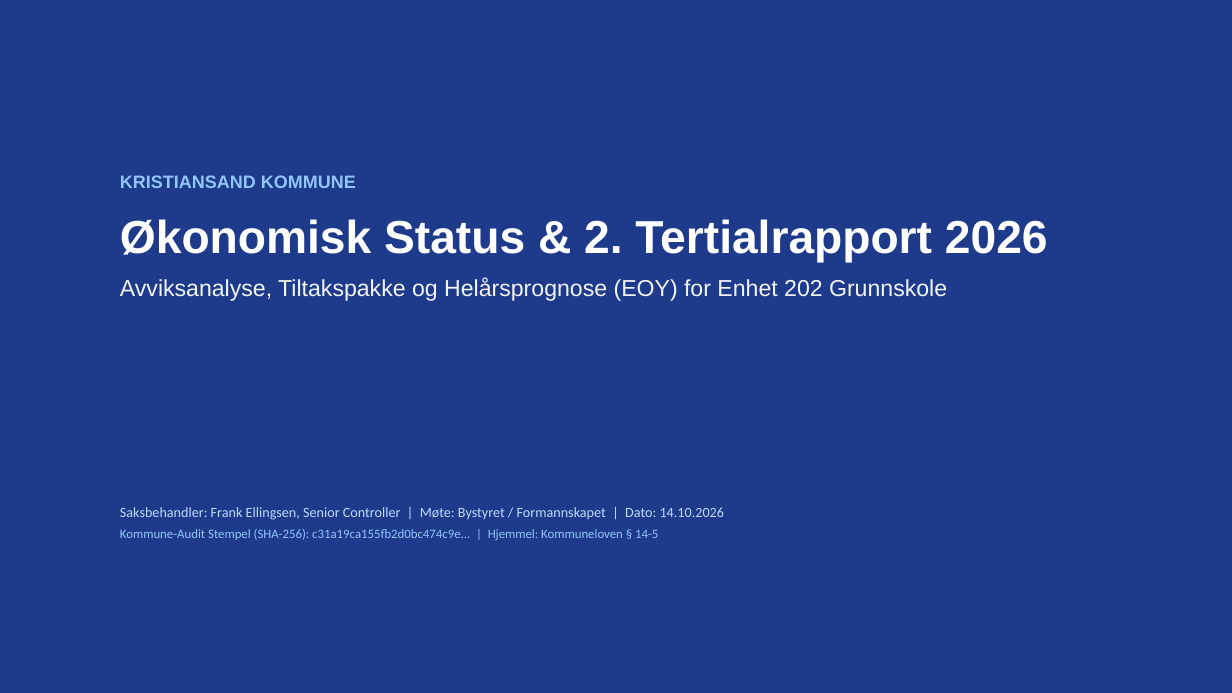
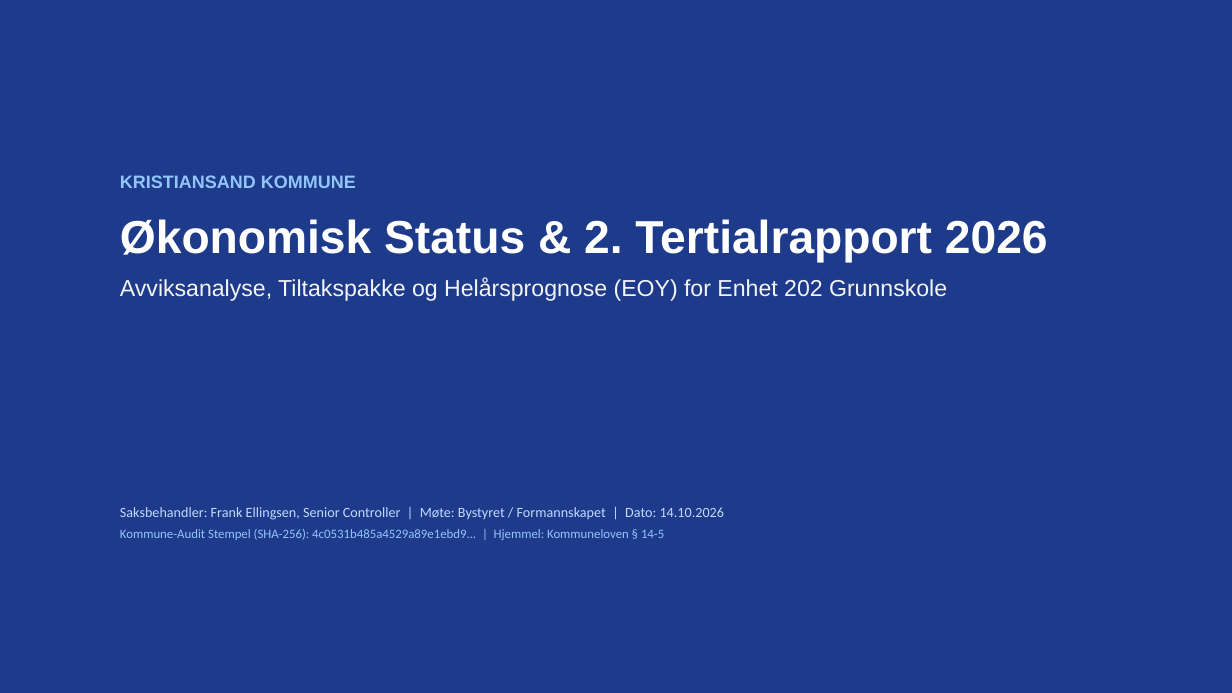
Before and after one commit to Frank-Ellingsen/AI_KOM, a slide deck: slide 1 of powerpoint/Presentasjon_Bystyret_Tertialrapport_2026.pptx. Drawn at 1232x693 pixels with LibreOffice and Linux fonts; fonts in the diff are those of the drawing. Boxes give left, top, right and bottom in pixels: in the first picture for what was removed or moved away, otherwise in the second. Text is boxed around its words. In the diff, an @@ line names an element or a change of style, - is before the commit and + after.

```diff
--- a/powerpoint/Presentasjon_Bystyret_Tertialrapport_2026.pptx
+++ b/powerpoint/Presentasjon_Bystyret_Tertialrapport_2026.pptx
@@ text at box(120, 529, 664, 540): text changed @@
-Kommune-Audit Stempel (SHA-256): c31a19ca155fb2d0bc474c9e... | Hjemmel: Kommuneloven § 14-5
+Kommune-Audit Stempel (SHA-256): 4c0531b485a4529a89e1ebd9... | Hjemmel: Kommuneloven § 14-5
```
Also in this commit, not shown: 6 other slides changed, 10 other files.
